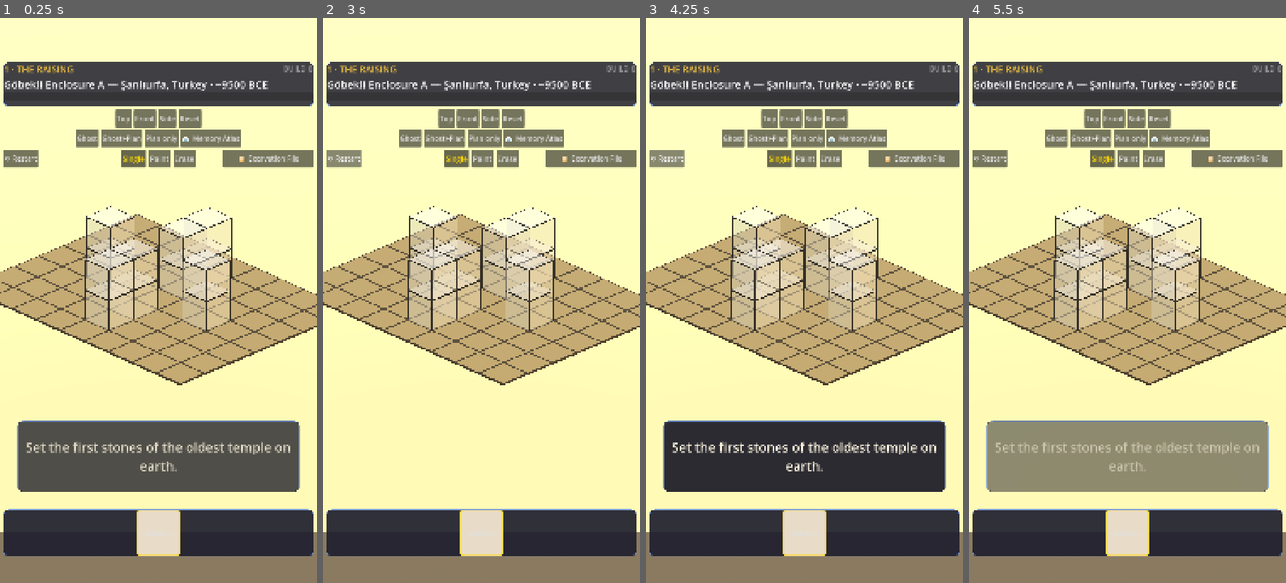
Above: before the commit, frames 1-4 (left to right).
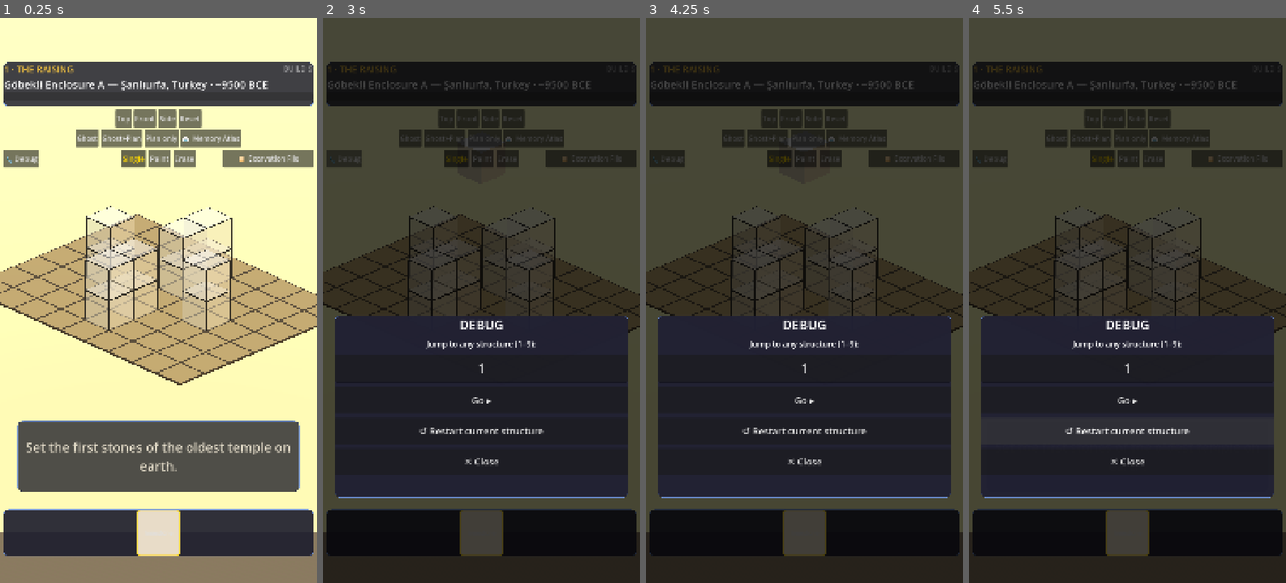
Above: after the commit, the same moments.

Repository: shivdulipati/historical-voxel-builder
Game: Godot game, scene res://slice/mastaba_slice.tscn
The game is run twice, just before and just after one commit, with the same random seed, the same clock (stepped at 60 frames per second) and the same inputs. This scene is started directly instead of the project's main scene.
Inputs (mouse positions are in pixels of both pictures, inside the frame that each line leads up to):
- Up to frame 1 (0.25 s): no input
- Up to frame 2 (3 s): click "limestone" at 0.5 s; click "Single" at 1.25 s; click "Single" at 2 s; click (345, 159) at 2.75 s, where only the run before the commit has a clickable "↺ Restart"
- Up to frame 3 (4.25 s): click (668, 159) at 3.5 s, where only the run before the commit has a clickable "↺ Restart"
- Up to frame 4 (5.5 s): click (991, 159) at 4.25 s, where only the run before the commit has a clickable "↺ Restart"; click (1127, 430) at 5 s, where only the run after the commit has a clickable "↺ Restart current structure"

The runs differ from the first frame. In frame 1, less than 0.1% of the frame differs, in the area x 1-98%, y 9-27%; in frame 2, 100%, in the area x 0-100%, y 0-100%; in frame 3, 90%; in frame 4, 100%.

Commit message:
BUILD 9: paint stacking fix, debug level-jump panel (playtest round).
- Paint fix: parked blocks from the paint tool had collisions disabled, so
  the stack-height ray fell through them — anything meant for a layer above
  a painted floor landed at floor height (paint silently no-oped on already
  completed cells; single flashed red and deleted). Parked blocks now keep
  physics solidity (input_ray_pickable=false instead of collision disable),
  so layers stack on painted cells (pyramid mid-layer verified 1.5 stack).
- Decay now sinks world_blocks (parked painted blocks previously never
  decayed — they were outside slice_blocks).
- Debug button replaces Restart's top-left spot; opens a big-control panel:
  level input (numeric iOS keyboard), Go, Restart current structure, Close.
  Panel fronts above beat banners/epilogue/blueprint/atlas; transient cards
  hidden on open.
- New tests: test_paint (stack-on-painted PASS), test_debug (render check).

Diff:
--- a/new-game-project/slice/mastaba_slice.gd
+++ b/new-game-project/slice/mastaba_slice.gd
@@ -9,7 +9,7 @@
 const PIECES = preload("res://slice/pieces.gd")
 
 ## Build number shown in HUD + reflected in the export preset version.
-const BUILD_NO := 8
+const BUILD_NO := 9
 
 enum Beat { RAISING, RESTORATION, DECAY, EXCAVATION }
 enum Scaffold { GHOST, GHOST_PARTIAL, PLAN_ONLY }
@@ -80,6 +80,8 @@
 var _atlas_card: PanelContainer
 var _skip_btn: Button
 var _atlas_btn: Button
+var _debug_panel: Control
+var _level_input: LineEdit
 
 var _baseplate: Node3D
 
@@ -385,18 +387,91 @@
 	plan_btn.pressed.connect(_open_blueprint)
 	root.add_child(plan_btn)
 
-	# --- Restart button (fresh arc + wipe the save file) ---
-	var restart_btn := Button.new()
-	restart_btn.text = "↺ Restart"
-	restart_btn.set_anchors_preset(Control.PRESET_TOP_LEFT)
-	restart_btn.offset_left = 12
-	restart_btn.offset_top = SAFE_TOP + 298
-	restart_btn.offset_bottom = SAFE_TOP + 358
-	restart_btn.add_theme_font_size_override("font_size", 24)
-	restart_btn.pressed.connect(func():
+	# --- Debug button (level jump; sits where Restart was, Restart moved into
+	#     the debug panel). Big button + big panel controls for easy tapping. ---
+	var debug_btn := Button.new()
+	debug_btn.text = "🔧 Debug"
+	debug_btn.set_anchors_preset(Control.PRESET_TOP_LEFT)
+	debug_btn.offset_left = 12
+	debug_btn.offset_top = SAFE_TOP + 298
+	debug_btn.offset_bottom = SAFE_TOP + 358
+	debug_btn.add_theme_font_size_override("font_size", 26)
+	root.add_child(debug_btn)
+
+	_debug_panel = Control.new()
+	_debug_panel.set_anchors_preset(Control.PRESET_FULL_RECT)
+	_debug_panel.visible = false
+	_debug_panel.mouse_filter = Control.MOUSE_FILTER_STOP
+	root.add_child(_debug_panel)
+
+	var debug_dim := ColorRect.new()
+	debug_dim.set_anchors_preset(Control.PRESET_FULL_RECT)
+	debug_dim.color = Color(0, 0, 0, 0.72)
+	_debug_panel.add_child(debug_dim)
+
+	var debug_card := PanelContainer.new()
+	debug_card.set_anchors_preset(Control.PRESET_BOTTOM_WIDE)
+	debug_card.offset_left = 40
+	debug_card.offset_right = -40
+	debug_card.offset_top = TRAY_TOP - 660
+	debug_card.offset_bottom = TRAY_TOP - 40
+	debug_card.add_theme_stylebox_override("panel", _panel_style(Color(0.13, 0.13, 0.2, 0.97)))
+	_debug_panel.add_child(debug_card)
+
+	var debug_box := VBoxContainer.new()
+	debug_box.add_theme_constant_override("separation", 16)
+	debug_card.add_child(debug_box)
+
+	var debug_title := Label.new()
+	debug_title.text = "DEBUG"
+	debug_title.horizontal_alignment = HORIZONTAL_ALIGNMENT_CENTER
+	debug_title.add_theme_font_size_override("font_size", 44)
+	debug_box.add_child(debug_title)
+
+	var debug_hint := Label.new()
+	debug_hint.text = "Jump to any structure (1–%d):" % STRUCTS.structures().size()
+	debug_hint.horizontal_alignment = HORIZONTAL_ALIGNMENT_CENTER
+	debug_hint.add_theme_font_size_override("font_size", 28)
+	debug_box.add_child(debug_hint)
+
+	_level_input = LineEdit.new()
+	_level_input.text = str(_structure_index + 1)
+	_level_input.virtual_keyboard_type = LineEdit.KEYBOARD_TYPE_NUMBER
+	_level_input.custom_minimum_size = Vector2(0, 96)
+	_level_input.add_theme_font_size_override("font_size", 42)
+	_level_input.alignment = HORIZONTAL_ALIGNMENT_CENTER
+	debug_box.add_child(_level_input)
+
+	var jump_btn := Button.new()
+	jump_btn.text = "Go ▸"
+	jump_btn.custom_minimum_size = Vector2(0, 88)
+	jump_btn.add_theme_font_size_override("font_size", 32)
+	jump_btn.pressed.connect(_on_debug_jump)
+	debug_box.add_child(jump_btn)
+
+	var debug_restart := Button.new()
+	debug_restart.text = "↺ Restart current structure"
+	debug_restart.custom_minimum_size = Vector2(0, 88)
+	debug_restart.add_theme_font_size_override("font_size", 32)
+	debug_restart.pressed.connect(func():
 		_clear_save()
 		_restart_arc())
-	root.add_child(restart_btn)
+	debug_box.add_child(debug_restart)
+
+	var debug_close := Button.new()
+	debug_close.text = "✕ Close"
+	debug_close.custom_minimum_size = Vector2(0, 88)
+	debug_close.add_theme_font_size_override("font_size", 32)
+	debug_close.pressed.connect(func(): _debug_panel.visible = false)
+	debug_box.add_child(debug_close)
+
+	debug_btn.pressed.connect(func():
+		_level_input.text = str(_structure_index + 1)
+		# Transient beat UI (banners, decay epilogue, skip) must not bleed through.
+		_message_card.visible = false
+		_epilogue_card.visible = false
+		_skip_btn.visible = false
+		_debug_panel.visible = true)
 
 	# --- Palette tray (bottom, raised above home indicator) ---
 	var tray := PanelContainer.new()
@@ -592,6 +667,10 @@
 	more_label.add_theme_color_override("font_color", Color("#8A8A9A"))
 	more_label.add_theme_font_size_override("font_size", 20)
 	atlas_box.add_child(more_label)
+
+	# The debug panel must draw above every later sibling (beat banners,
+	# epilogue, blueprint sheet, atlas) no matter how it is opened.
+	_debug_panel.move_to_front()
 
 
 func _make_view_label(text: String) -> Label:
@@ -690,7 +769,9 @@
 		return
 	if not build_target.has(pos) or build_target[pos] != color_name or completed_cells.has(pos):
 		return
-	# Spawn a parked block at the painted cell.
+	# Spawn a parked block at the painted cell. It must STAY physics-solid so
+	# later layers stack on top of it (the stack-height ray depends on it) —
+	# only input is disabled, so it can't be grabbed or dragged.
 	var block := SliceBlock.new()
 	add_child(block)
 	block.limit_x = _st["limits"].x
@@ -699,9 +780,7 @@
 	block.current_tool = current_tool
 	block.place_at(pos, _st["colors"][color_name], color_name)
 	block.remove_from_group("slice_blocks")
-	for child in block.get_children():
-		if child is CollisionShape3D:
-			child.disabled = true
+	block.input_ray_pickable = false
 	completed_cells[pos] = color_name
 	Input.vibrate_handheld(20)
 	_refresh_ghosts()
@@ -930,7 +1009,7 @@
 		.set_trans(Tween.TRANS_SINE).set_ease(Tween.EASE_IN_OUT)
 	sun_tween.tween_property(_sun, "light_color", Color("#E8A06A"), 9.0)
 
-	var blocks := get_tree().get_nodes_in_group("slice_blocks") as Array
+	var blocks := get_tree().get_nodes_in_group("world_blocks") as Array
 	for block in blocks:
 		var b := block as SliceBlock
 		if not is_instance_valid(b):
@@ -956,7 +1035,7 @@
 func _skip_decay() -> void:
 	_epilogue_card.visible = false
 	_skip_btn.visible = false
-	for block in get_tree().get_nodes_in_group("slice_blocks"):
+	for block in get_tree().get_nodes_in_group("world_blocks"):
 		if is_instance_valid(block):
 			block.decay_sink(0.0, 0.4)
 	_spawn_mound()
@@ -1188,6 +1267,16 @@
 func _on_next_pressed() -> void:
 	# Chronological next structure in the arc; wraps around at the end.
 	_load_structure(_structure_index + 1)
+
+
+func _on_debug_jump() -> void:
+	var target := int(_level_input.text)
+	var count := STRUCTS.structures().size()
+	if target < 1 or target > count:
+		_level_input.text = str(_structure_index + 1)
+		return
+	_debug_panel.visible = false
+	_load_structure(target - 1)
 
 
 # ============================================================================
--- /dev/null
+++ b/new-game-project/slice/test_debug.gd
@@ -0,0 +1,18 @@
+extends Node3D
+## test_debug.gd — BUILD 9: render-verifies the debug level-jump panel
+## (large controls, no clipping) plus the Debug button position.
+
+const SliceScene = preload("res://slice/mastaba_slice.tscn")
+
+func _ready() -> void:
+	var slice := SliceScene.instantiate()
+	add_child(slice)
+	await get_tree().process_frame
+	slice._epilogue_card.visible = false
+	slice._skip_btn.visible = false
+	slice._debug_panel.visible = true
+	await get_tree().create_timer(0.5).timeout
+	var img := get_viewport().get_texture().get_image()
+	img.save_png("/tmp/slice_b9_debug.png")
+	print("DEBUG-TEST: captured /tmp/slice_b9_debug.png")
+	get_tree().quit()
--- /dev/null
+++ b/new-game-project/slice/test_debug.tscn
@@ -0,0 +1,6 @@
+[gd_scene load_steps=2 format=3]
+
+[ext_resource type="Script" path="res://slice/test_debug.gd" id="1_td"]
+
+[node name="TestDebug" type="Node3D"]
+script = ExtResource("1_td")
--- /dev/null
+++ b/new-game-project/slice/test_paint.gd
@@ -0,0 +1,29 @@
+extends Node3D
+## test_paint.gd — BUILD 9: painted (parked) cells must stay physics-solid so
+## later layers stack on them (the pyramid mid-layer paint bug).
+
+const SliceScene = preload("res://slice/mastaba_slice.tscn")
+
+func _ready() -> void:
+	var slice := SliceScene.instantiate()
+	add_child(slice)
+	await get_tree().process_frame
+	# Pyramid of Giza = structure index 2.
+	slice._load_structure(2)
+	await get_tree().process_frame
+	# Paint the base cell at the origin the way the paint tool does.
+	slice._on_paint_requested(Vector3i(0, 0, 0), "limestone")
+	await get_tree().physics_frame
+	# A fresh block hovering over that cell must stack ON TOP of the parked
+	# block (stack height 1.5 => grid y=1), not fall through to the floor (0.5).
+	var probe = slice.SliceBlock.new()
+	slice.add_child(probe)
+	probe.limit_x = slice._st["limits"].x
+	probe.limit_z = slice._st["limits"].z
+	probe.limit_y = slice._st["limits"].y
+	probe.global_position = Vector3(0, 6, 0)
+	await get_tree().physics_frame
+	var h: float = probe._get_stack_height(0, 0)
+	print("PAINT-TEST: stack height over painted cell = ", h, " (want 1.5)")
+	print("PAINT-TEST: ", "PASS" if absf(h - 1.5) < 0.01 else "FAIL")
+	get_tree().quit()
--- /dev/null
+++ b/new-game-project/slice/test_paint.tscn
@@ -0,0 +1,6 @@
+[gd_scene load_steps=2 format=3]
+
+[ext_resource type="Script" path="res://slice/test_paint.gd" id="1_tp"]
+
+[node name="TestPaint" type="Node3D"]
+script = ExtResource("1_tp")
